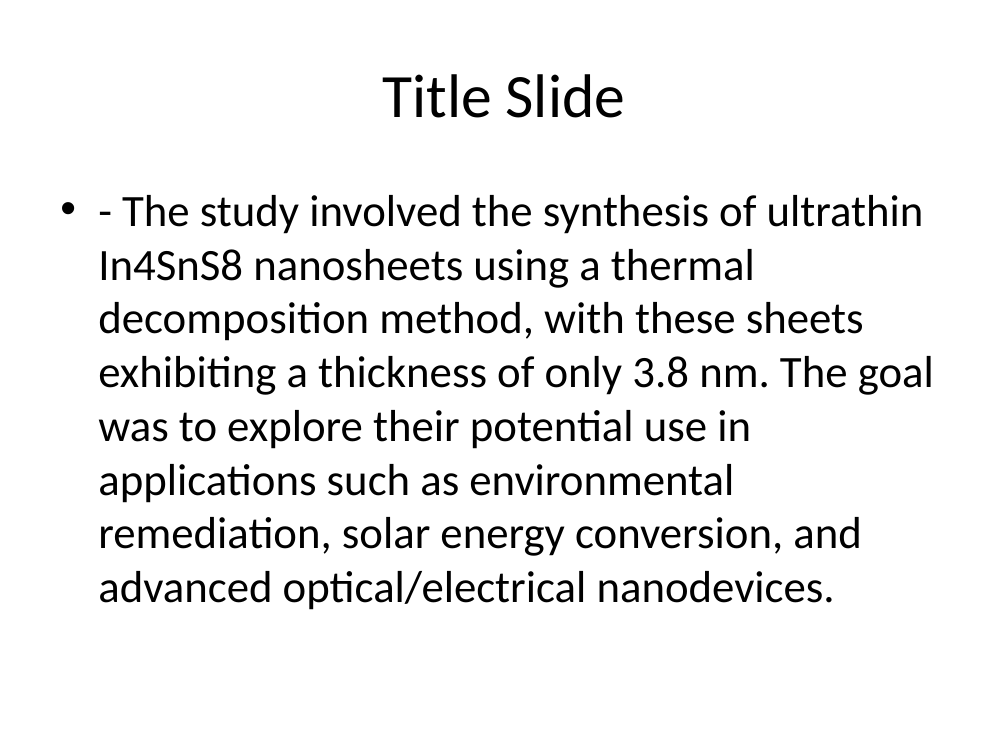
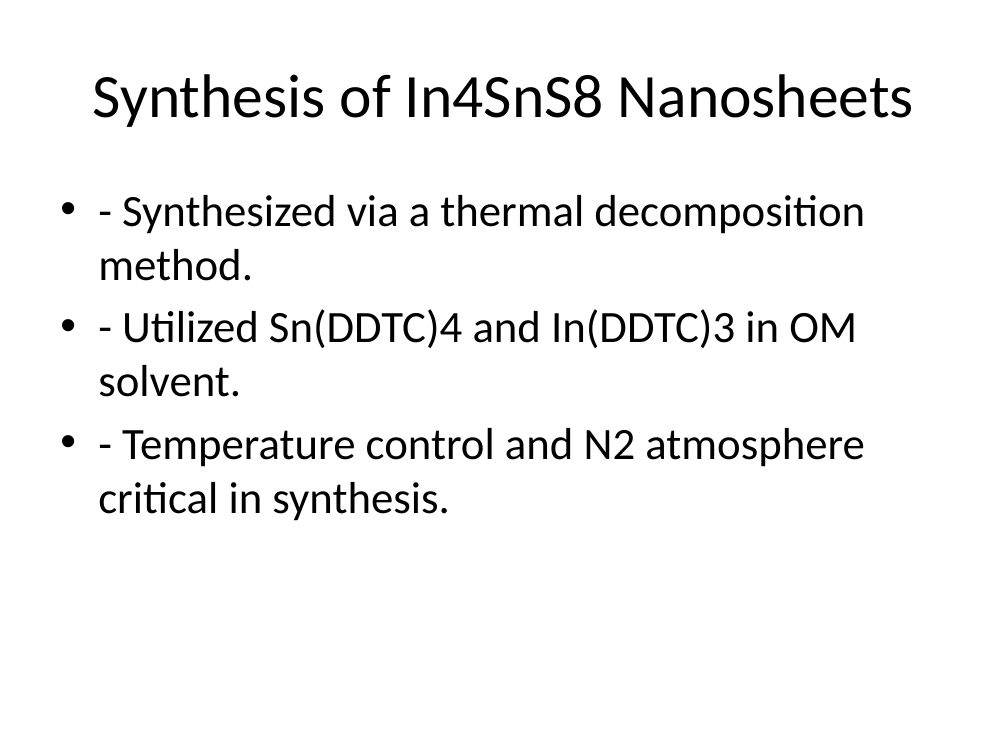
Before and after one commit to knowhrishi/AutoDeckAI-EchoHack, a slide deck: slide 4 of generated_presentation.pptx (slide 1 before the commit). Drawn at 1008x756 pixels with LibreOffice and Linux fonts; fonts in the diff are those of the drawing. Boxes give left, top, right and bottom in pixels: in the first picture for what was removed or moved away, otherwise in the second. Text is boxed around its words. In the diff, an @@ line names an element or a change of style, - is before the commit and + after.

```diff
--- a/generated_presentation.pptx
+++ b/generated_presentation.pptx
@@ title at (93, 74, 914, 127): text changed @@
-Title Slide
+Synthesis of In4SnS8 Nanosheets
@@ text at (98, 195, 865, 521): text changed @@
-• - The study involved the synthesis of ultrathin In4SnS8 nanosheets using a thermal decomposition method, with these sheets exhibiting a thickness of only 3.8 nm. The goal was to explore their potential use in applications such as environmental remediation, solar energy conversion, and advanced optical/electrical nanodevices.
+• - Synthesized via a thermal decomposition method.
+• - Utilized Sn(DDTC)4 and In(DDTC)3 in OM solvent.
+• - Temperature control and N2 atmosphere critical in synthesis.
```
Also in this commit, not shown: 1 other slide changed, 5 slides added, 5 slides removed, 7 other files.
